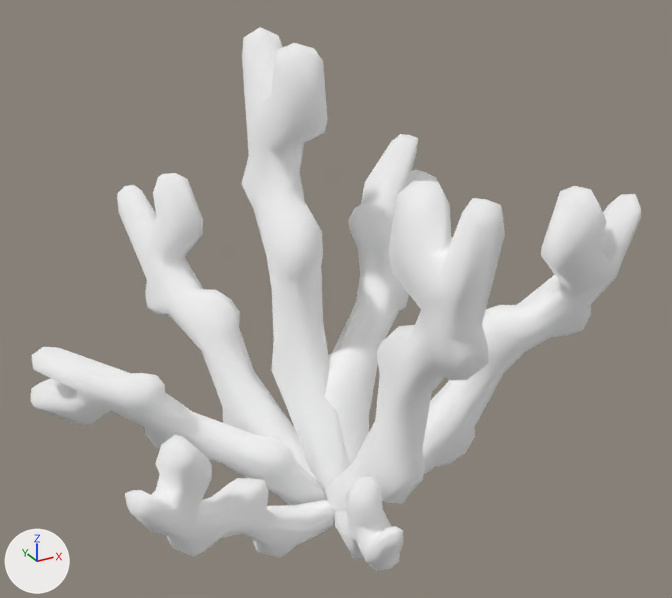
The glTF model 3dobjects/green_coral.glb: old version first, new version second.
Rendered twice from a camera (50 mm lens) standing at (-0.365, -0.704, 0.566) and looking at (0.016, -0.011, 0.22). The axes (+X, +Y, +Z) are drawn at lower left. The lights are the same throughout. Where no turn or scale is listed for an object, it has been applied to the vertices.

Objects in the first picture: 'node_id60'.
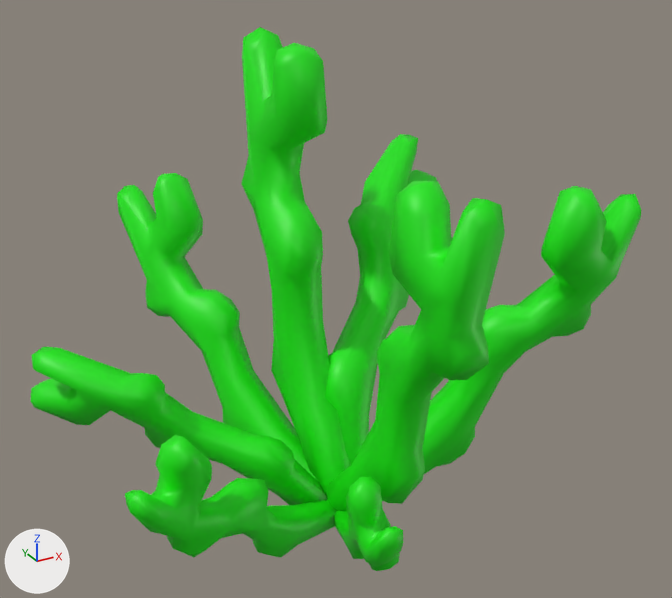
The newer file is also rescaled (x0.0756), turned or shifted as a whole; pictures and numbers use the older file's frame.

Changed parts and their boxes [x1, y1, x2, y2] in the pictures (672 x 598 px):
```json
{"object": "node_id60", "change": "recoloured", "before": [30, 27, 642, 571], "after": [30, 27, 642, 571], "on screen": "white to green"}
```

Scene script edits in JSON lines:
```json
{"op": "add", "block": "mat_matériau_008", "code": ["mat_matériau_008 = bpy.data.materials.new('Matériau.008')", "# nodes: BsdfPrincipled, Mix, OutputMaterial, VertexColor", "# colours: green #15e708"]}
{"block": "me_mesh_id61_001", "where": "me_mesh_id61_001.from_pydata(...)  # 922 vertices, 1824 faces; spans x -0.256..0.256, y -0.254..0.254, z -0.226..0.226"}
{"op": "remove", "block": "me_mesh_id61_001", "code": "me_mesh_id61_001.materials.append(mat_192)"}
{"op": "add", "block": "me_mesh_id61_001", "code": "me_mesh_id61_001.materials.append(mat_matériau_008)"}
```
